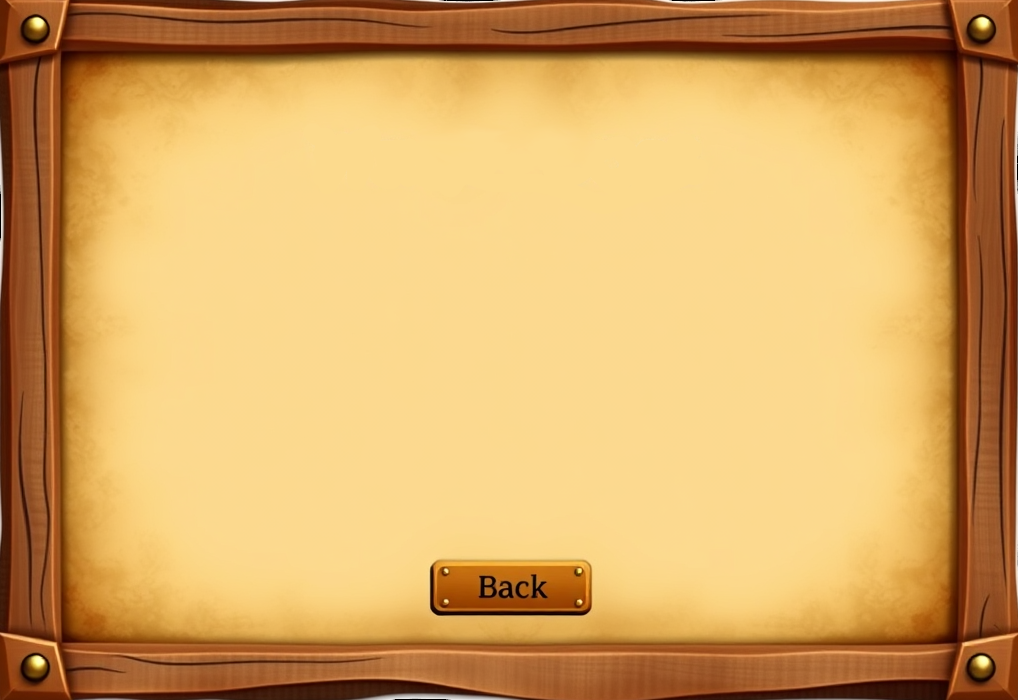
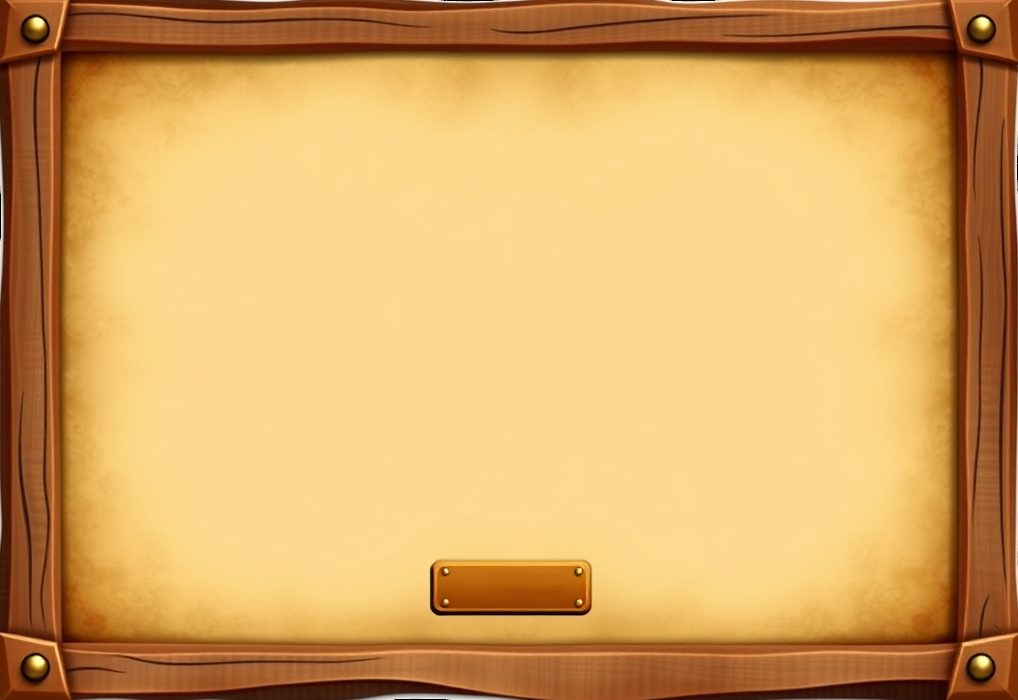
Before/after of a 1018 x 700 layered artwork. What changed in the layer stack:
painted on "Design_an_image_for_a_game_win_loss_page_The_background_should_have_a_vintage_t…" over [466,566,566,602]
